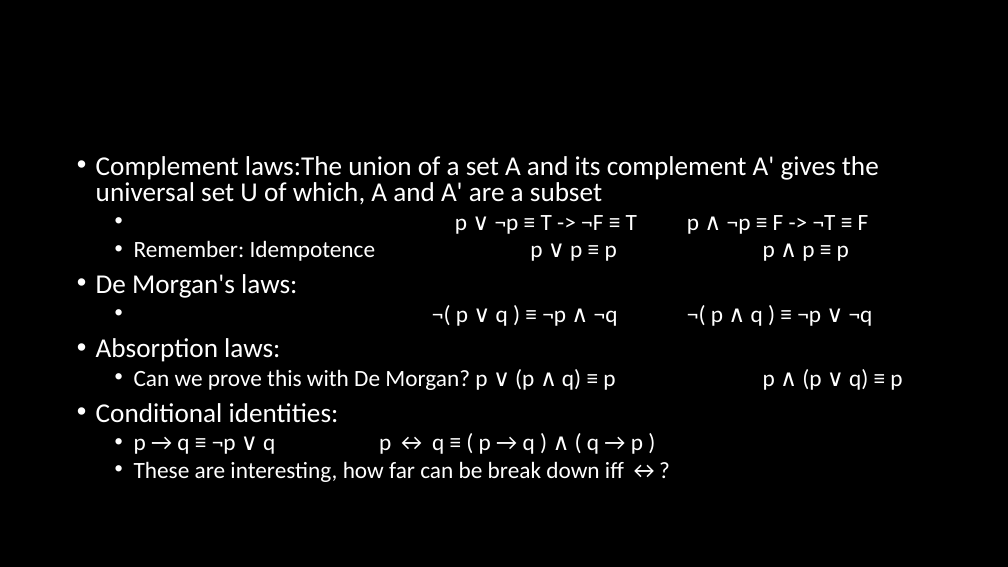
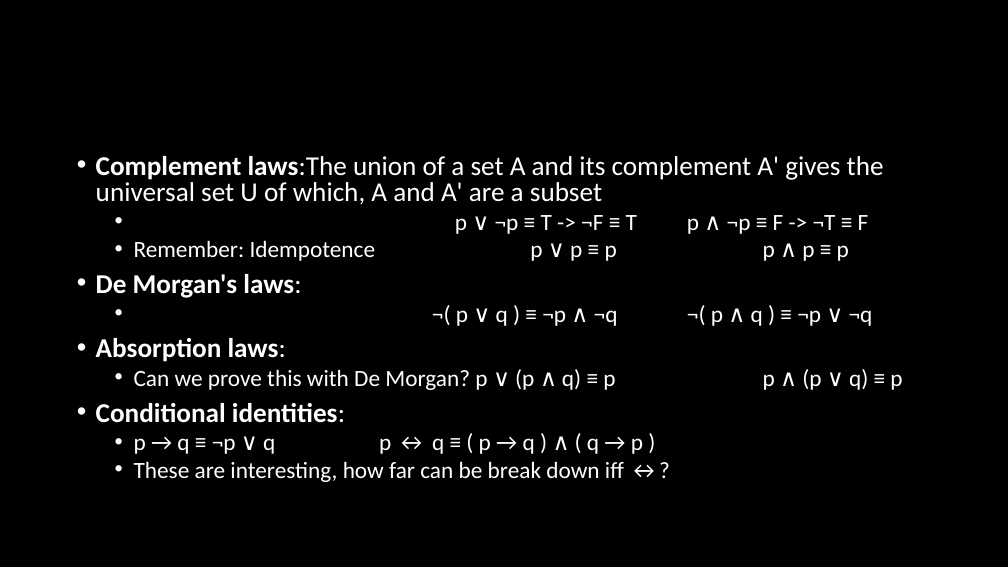
Before and after one commit to BroClements/CSE-280-Discrete-Mathmatics, a slide deck: slide 16 of CSE280Wk2Day1.pptx. Drawn at 1008x567 pixels with LibreOffice and Linux fonts; fonts in the diff are those of the drawing. Boxes give left, top, right and bottom in pixels: in the first picture for what was removed or moved away, otherwise in the second. Text is boxed around its words. In the diff, an @@ line names an element or a change of style, - is before the commit and + after.

```diff
--- a/CSE280Wk2Day1.pptx
+++ b/CSE280Wk2Day1.pptx
@@ text at (96, 156, 884, 423): bold on in "Complement laws:The", "De Morgan's laws:", "Absorption laws:", "Conditional identities:" @@
```
Also in this commit, not shown: 3 other slides changed, 6 other files.
